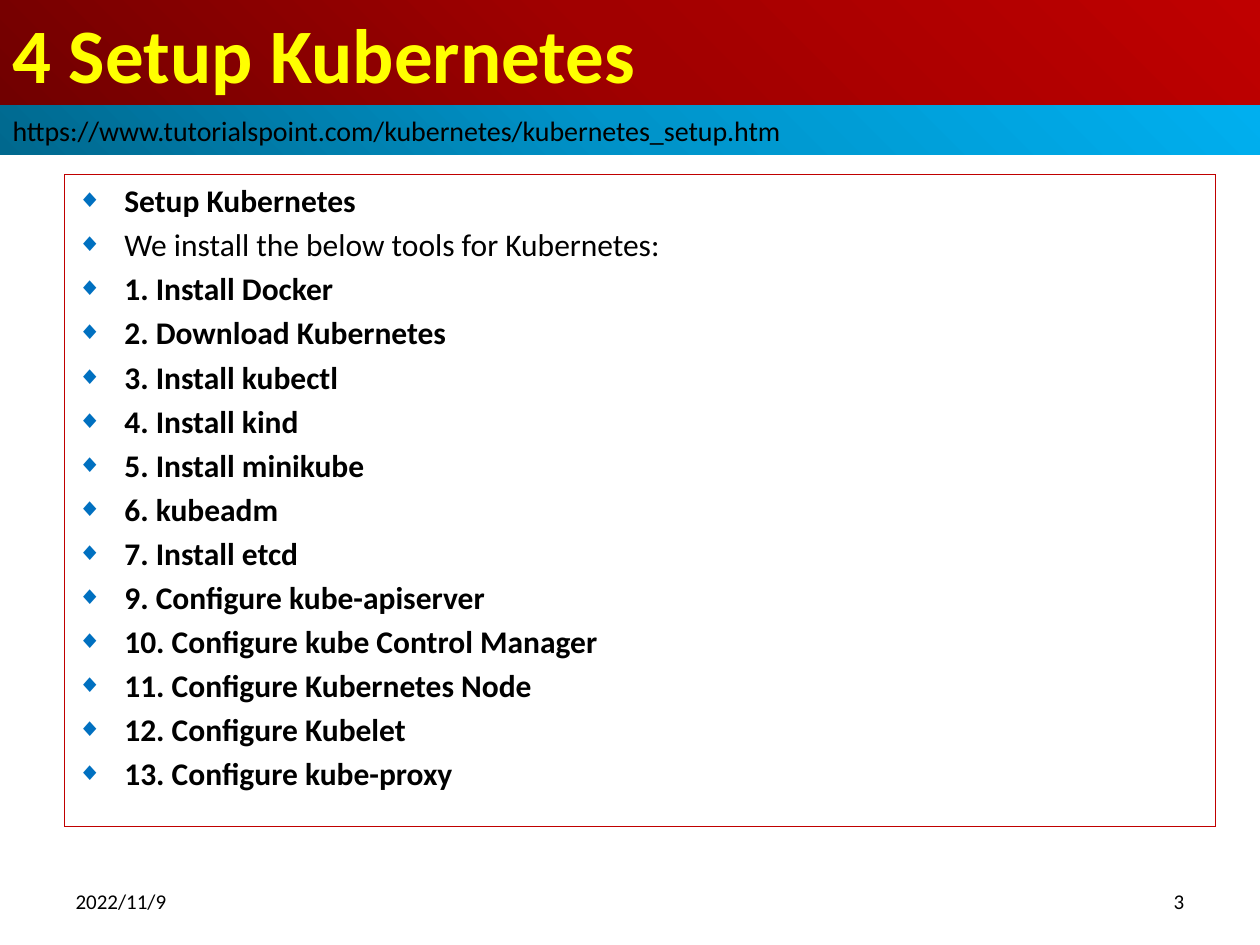
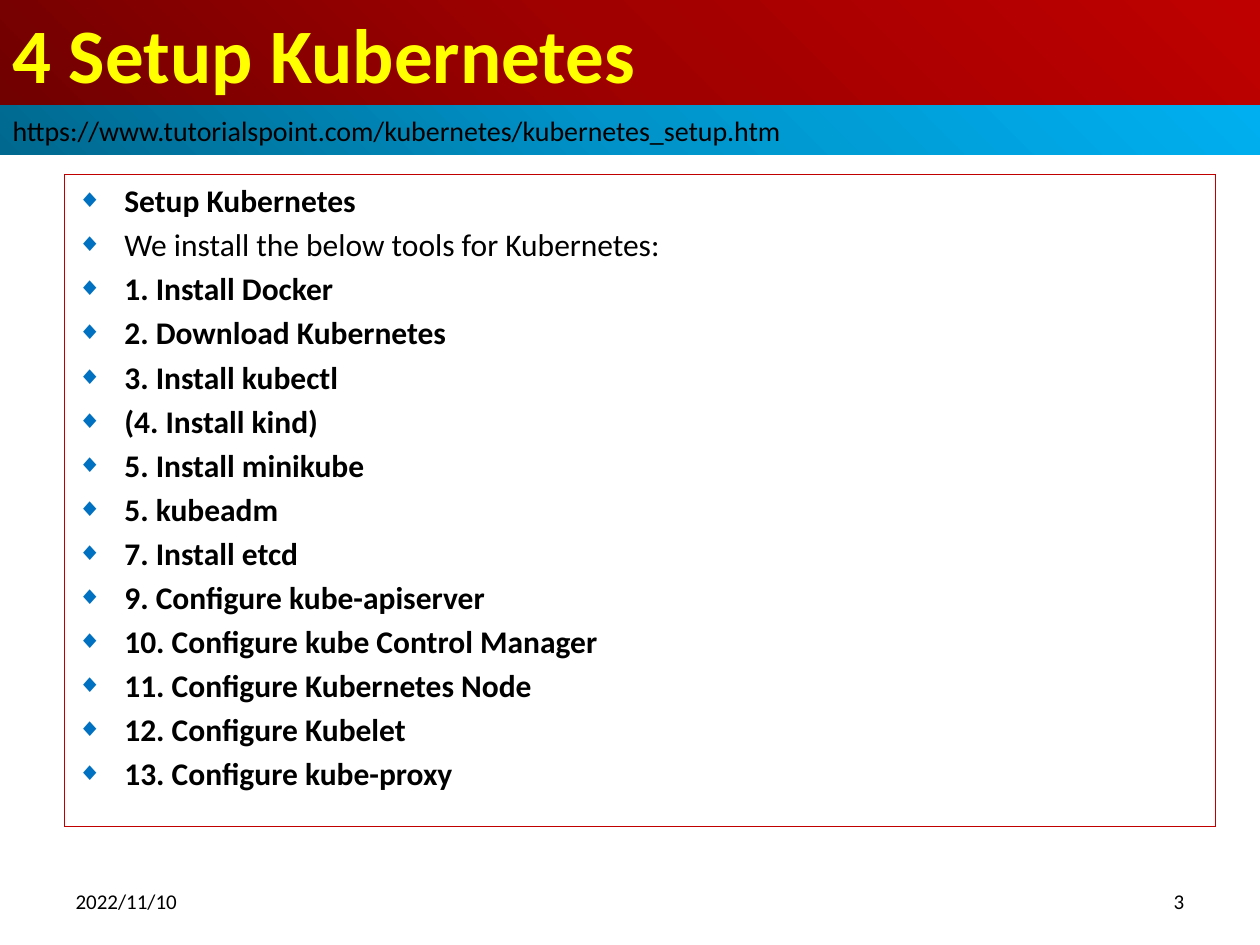
Before and after one commit to peterhchen/910_Kubernetes_TP_IO, a slide deck: slide 3 of 004_KubernetesSetup.pptx. Drawn at 1260x945 pixels with LibreOffice and Linux fonts; fonts in the diff are those of the drawing. Boxes give left, top, right and bottom in pixels: in the first picture for what was removed or moved away, otherwise in the second. Text is boxed around its words. In the diff, an @@ line names an element or a change of style, - is before the commit and + after.

```diff
--- a/004_KubernetesSetup.pptx
+++ b/004_KubernetesSetup.pptx
@@ subtitle at <box>124,410,318,438</box>: text changed @@
-◆ 4. Install kind
+◆ (4. Install kind)
@@ subtitle at <box>124,499,278,522</box>: text changed @@
-◆ 6. kubeadm
+◆ 5. kubeadm
@@ text at <box>76,894,177,910</box>: text changed @@
-2022/11/9
+2022/11/10
```
Also in this commit, not shown: 16 other slides changed, 24 slides added.
